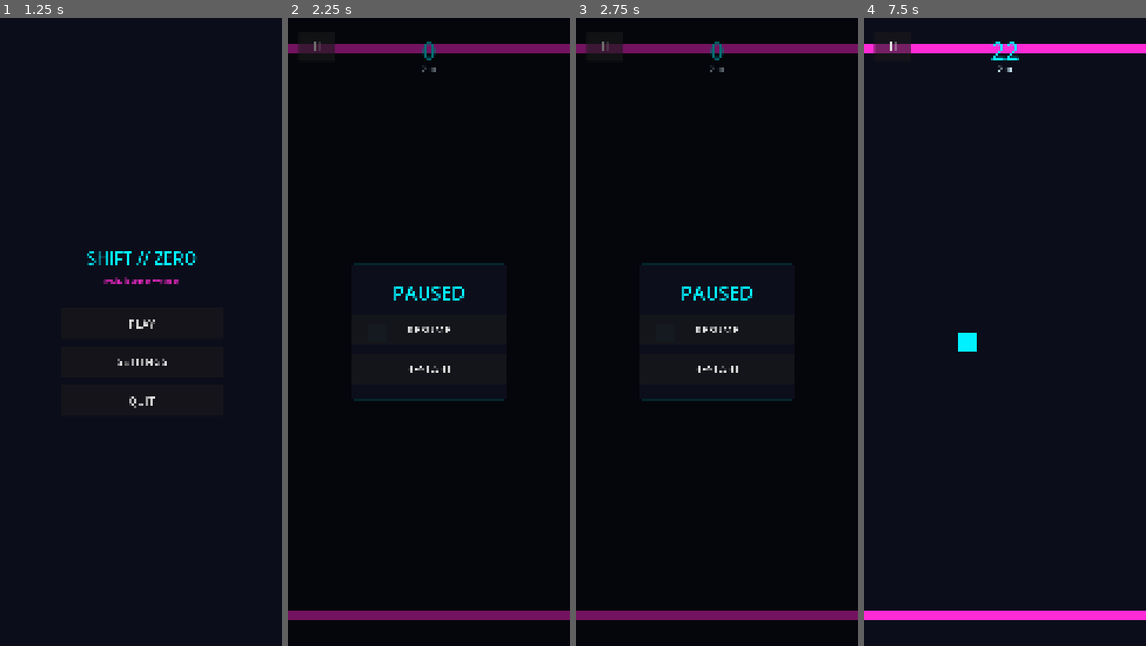
Above: before the commit, frames 1-4 (left to right).
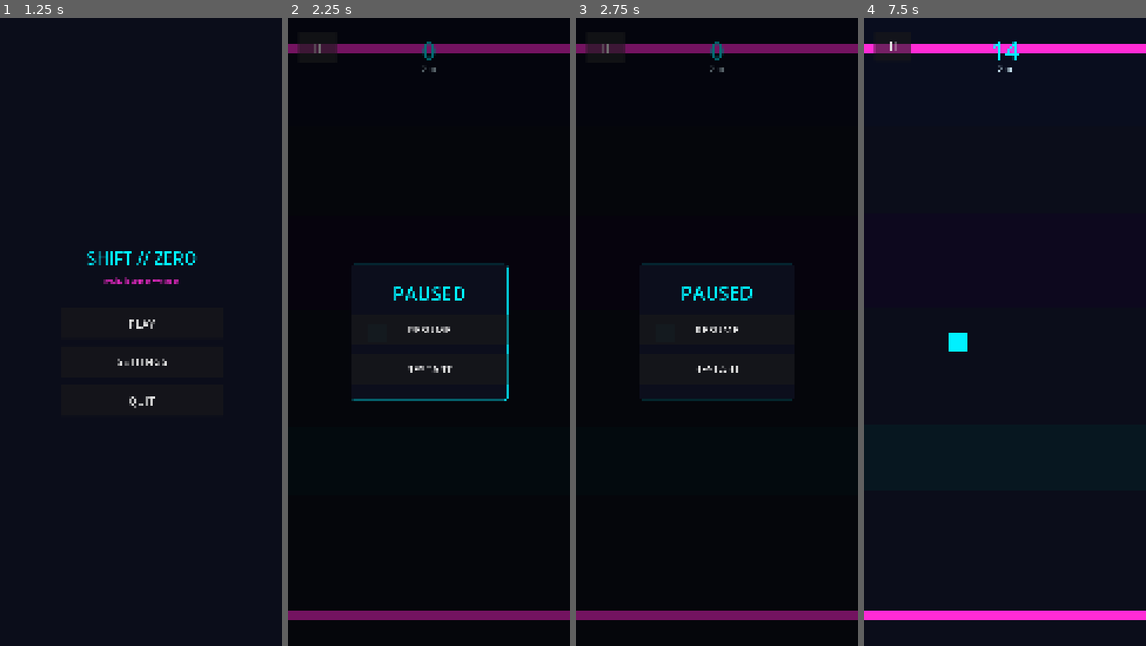
Above: after the commit, the same moments.

Repository: manav193/SHIFT-ZERO
Game: Godot game, scene res://src/presentation/scenes/boot.tscn
Two runs of this game, one before a commit and one after it. Both use one fixed random seed, a clock stepped at 60 frames per second and the inputs below.
Inputs (mouse positions are in pixels of both pictures, inside the frame that each line leads up to):
- Up to frame 1 (1.25 s): tap Enter at 0.5 s; move the mouse to (203, 300) at 0.52 s; hold Space (game_tap) from 0.53 s (still down); click (203, 300) at 0.67 s
- Up to frame 2 (2.25 s): release Space (game_tap) at 1.25 s; click "PLAY" at 1.25 s; click "II" at 2 s
- Up to frame 3 (2.75 s): no input
- Up to frame 4 (7.5 s): click "RESTART" at 2.75 s; click "II" at 3.5 s; click "RESTART" at 4.25 s; click "II" at 5 s; click "RESTART" at 5.75 s; drag from (948, 363) to (990, 457) at 6.52 s; tap Space (game_tap) at 7.25 s; move the mouse to (1033, 193) at 7.27 s; tap Alt at 7.35 s; click (1033, 193) at 7.42 s

Frame 1 is identical in both runs. In frame 2, 0.7% of the frame differs, in the area x 9-79%, y 3-61%; in frame 3, less than 0.1%; in frame 4, 0.4%.

Commit message:
Add gameplay feel and polish effects

Diff:
--- a/game/src/gameplay/game_world/game_world.tscn
+++ b/game/src/gameplay/game_world/game_world.tscn
@@ -8,6 +8,7 @@
 [ext_resource type="Script" path="res://src/gameplay/difficulty/difficulty_director.gd" id="6_difficulty_script"]
 [ext_resource type="Script" path="res://src/gameplay/modifiers/modifier_manager.gd" id="7_modifier_manager_script"]
 [ext_resource type="PackedScene" path="res://src/presentation/hud/hud.tscn" id="8_hud_scene"]
+[ext_resource type="Script" path="res://src/gameplay/world/parallax_background.gd" id="9_parallax_script"]
 
 [node name="GameWorld" type="Node2D"]
 
@@ -22,6 +23,10 @@
 [node name="Player" parent="." instance=ExtResource("1_player_scene")]
 position = Vector2(540, 1200)
 difficulty = NodePath("../DifficultyDirector")
+
+[node name="ParallaxBackground" type="Node2D" parent="."]
+script = ExtResource("9_parallax_script")
+target = NodePath("../Player")
 
 [node name="WorldStreamer" type="Node2D" parent="."]
 script = ExtResource("2_streamer_script")
--- a/game/src/gameplay/obstacles/flying_bird.gd
+++ b/game/src/gameplay/obstacles/flying_bird.gd
@@ -7,16 +7,24 @@
 @export var bob_amplitude: float = 90.0
 @export var bob_speed: float = 2.2
 
-var _origin_y: float = 0.0
+var _bird_origin_y: float = 0.0
 var _phase: float = 0.0
+var _wing_phase: float = 0.0
 
 
 func _ready() -> void:
     super._ready()
-    _origin_y = position.y
+    _bird_origin_y = position.y
     _phase = randf() * TAU
+    _wing_phase = randf() * TAU
 
 
 func _process(delta: float) -> void:
+    super._process(delta)
     _phase += delta * bob_speed
-    position.y = _origin_y + sin(_phase) * bob_amplitude
+    position.y = _bird_origin_y + sin(_phase) * bob_amplitude
+    _wing_phase += delta * 12.0
+    var flap := sin(_wing_phase)
+    $WingTop.scale.y = 1.0 + flap * 0.22
+    $WingBottom.scale.y = 1.0 - flap * 0.22
+    rotation = flap * 0.035
--- a/game/src/gameplay/obstacles/obstacle.gd
+++ b/game/src/gameplay/obstacles/obstacle.gd
@@ -20,13 +20,37 @@
 ## analytics + design telemetry to attribute deaths to obstacle types.
 @export var obstacle_id: String = "unknown"
 
+const _PALETTE := [
+    Color(1.0, 0.271, 0.325, 1.0),
+    Color(1.0, 0.933, 0.0, 1.0),
+    Color(0.0, 0.941, 1.0, 1.0),
+    Color(1.0, 0.169, 0.839, 1.0),
+]
+
 var _triggered: bool = false
+var _origin_y: float = 0.0
+var _idle_phase: float = 0.0
+var _idle_amp: float = 0.0
+var _idle_speed: float = 0.0
+var _spawn_scale: Vector2 = Vector2.ONE
 
 
 func _ready() -> void:
     collision_layer = 0
     collision_mask = 1  # detect bodies on the default physics layer (player)
     body_entered.connect(_on_body_entered)
+    _origin_y = position.y
+    _idle_phase = randf() * TAU
+    _idle_amp = randf_range(6.0, 18.0)
+    _idle_speed = randf_range(0.8, 1.6)
+    _spawn_scale = scale
+    _apply_random_color()
+    _play_spawn_in()
+
+
+func _process(delta: float) -> void:
+    _idle_phase += delta * _idle_speed
+    position.y = _origin_y + sin(_idle_phase) * _idle_amp
 
 
 func _on_body_entered(body: Node) -> void:
@@ -42,3 +66,20 @@
         "t_ms": Time.get_ticks_msec(),
     })
     print("Obstacle", "hit id=%s" % obstacle_id)
+
+
+func _apply_random_color() -> void:
+    var color: Color = _PALETTE[randi() % _PALETTE.size()]
+    for child in get_children():
+        if child is CanvasItem and not (child is CollisionShape2D):
+            (child as CanvasItem).modulate = color
+
+
+func _play_spawn_in() -> void:
+    scale = _spawn_scale * 0.35
+    modulate.a = 0.0
+    var tween := create_tween()
+    tween.set_trans(Tween.TRANS_BACK)
+    tween.set_ease(Tween.EASE_OUT)
+    tween.tween_property(self, "scale", _spawn_scale, 0.24)
+    tween.parallel().tween_property(self, "modulate:a", 1.0, 0.18)
--- a/game/src/gameplay/player/player.gd
+++ b/game/src/gameplay/player/player.gd
@@ -20,9 +20,12 @@
 
 @export var difficulty: NodePath
 
+@onready var _visual: ColorRect = $Visual
+
 ## +1 -> gravity pulls DOWN. -1 -> gravity pulls UP.
 var _gravity_dir: int = 1
 var _difficulty: Node
+var _visual_tween: Tween
 
 ## Timestamp (ms) of the last accepted flip -- used to enforce cooldown.
 var _last_flip_ms: int = -100000
@@ -95,6 +98,7 @@
         "position": position,
         "t_ms": Time.get_ticks_msec(),
     })
+    _play_flip_juice()
     print("Player", "gravity flipped -> %d" % _gravity_dir)
 
 
@@ -114,6 +118,7 @@
             "surface": "ceiling" if is_on_ceiling() else "floor",
             "t_ms": Time.get_ticks_msec(),
         })
+        _play_land_juice()
     _was_on_surface = on_surface
 
 
@@ -184,3 +189,28 @@
     if _difficulty == null or not _difficulty.has_method("speed_multiplier"):
         return 1.0
     return float(_difficulty.speed_multiplier())
+
+
+func _play_flip_juice() -> void:
+    _reset_visual_tween()
+    _visual.modulate = Color(1.0, 1.0, 1.0, 1.0)
+    _visual.scale = Vector2(1.22, 0.82)
+    _visual_tween = create_tween()
+    _visual_tween.set_trans(Tween.TRANS_BACK)
+    _visual_tween.set_ease(Tween.EASE_OUT)
+    _visual_tween.tween_property(_visual, "scale", Vector2.ONE, 0.16)
+    _visual_tween.parallel().tween_property(_visual, "modulate", Color(0.0, 0.941, 1.0, 1.0), 0.18)
+
+
+func _play_land_juice() -> void:
+    _reset_visual_tween()
+    _visual.scale = Vector2(1.18, 0.76) if _gravity_dir > 0 else Vector2(1.18, 0.76)
+    _visual_tween = create_tween()
+    _visual_tween.set_trans(Tween.TRANS_ELASTIC)
+    _visual_tween.set_ease(Tween.EASE_OUT)
+    _visual_tween.tween_property(_visual, "scale", Vector2.ONE, 0.22)
+
+
+func _reset_visual_tween() -> void:
+    if _visual_tween != null and _visual_tween.is_valid():
+        _visual_tween.kill()
--- /dev/null
+++ b/game/src/gameplay/world/parallax_background.gd
@@ -0,0 +1,38 @@
+## ParallaxBackground
+##
+## Lightweight moving color bands for gameplay depth. No textures or heavy nodes.
+extends Node2D
+
+@export var target: NodePath
+
+var _target: Node2D
+var _bands: Array[ColorRect] = []
+var _speeds := [0.06, 0.11, 0.18]
+
+
+func _ready() -> void:
+    var n := get_node_or_null(target)
+    if n is Node2D:
+        _target = n
+    _make_band(Color(0.035, 0.05, 0.12, 1.0), 420.0, 0.0)
+    _make_band(Color(0.055, 0.03, 0.12, 0.85), 360.0, 760.0)
+    _make_band(Color(0.02, 0.11, 0.14, 0.65), 260.0, 1560.0)
+
+
+func _process(delta: float) -> void:
+    if _target == null:
+        return
+    for i in _bands.size():
+        var band := _bands[i]
+        band.position.x = _target.position.x * _speeds[i]
+        band.position.y += sin(Time.get_ticks_msec() * 0.001 + float(i)) * delta * 8.0
+
+
+func _make_band(color: Color, height: float, y: float) -> void:
+    var rect := ColorRect.new()
+    rect.color = color
+    rect.position = Vector2(-3000.0, y)
+    rect.size = Vector2(9000.0, height)
+    rect.mouse_filter = Control.MOUSE_FILTER_IGNORE
+    add_child(rect)
+    _bands.append(rect)
--- a/game/src/presentation/hud/hud.gd
+++ b/game/src/presentation/hud/hud.gd
@@ -29,9 +29,12 @@
 @onready var _modifier_label: Label = $Top/ModifierBadge/Label
 @onready var _modifier_time: Label = $Top/ModifierBadge/Time
 @onready var _pause_modal: Control = $PauseModal
+@onready var _pause_panel: Control = $PauseModal/Panel
 @onready var _pause_resume_btn: Button = $PauseModal/Panel/V/ResumeBtn
 @onready var _pause_restart_btn: Button = $PauseModal/Panel/V/RestartBtn
 @onready var _go_modal: Control = $GameOverModal
+@onready var _go_dim: ColorRect = $GameOverModal/Dim
+@onready var _go_panel: Control = $GameOverModal/Panel
 @onready var _go_score: Label = $GameOverModal/Panel/V/Score
 @onready var _go_best: Label = $GameOverModal/Panel/V/Best
 @onready var _go_distance: Label = $GameOverModal/Panel/V/Distance
@@ -40,6 +43,9 @@
 var _director: Node
 var _mod_mgr: Node
 var _best_score: int = 0
+var _display_score: float = 0.0
+var _target_score: int = 0
+var _flash: ColorRect
 
 
 func _ready() -> void:
@@ -52,6 +58,10 @@
     _pause_resume_btn.pressed.connect(_on_resume_pressed)
     _pause_restart_btn.pressed.connect(_on_restart_pressed)
     _go_restart_btn.pressed.connect(_on_restart_pressed)
+    _wire_button(_pause_btn)
+    _wire_button(_pause_resume_btn)
+    _wire_button(_pause_restart_btn)
+    _wire_button(_go_restart_btn)
     EventBus.subscribe(Events.RUN_FINISHED, _on_run_finished)
     EventBus.subscribe(Events.MODIFIER_ACTIVATED, _on_modifier_activated)
     EventBus.subscribe(Events.MODIFIER_EXPIRED, _on_modifier_expired)
@@ -59,6 +69,7 @@
     _best_label.text = "BEST %d" % _best_score
     _score_label.text = "0"
     _distance_label.text = "0 m"
+    _make_flash()
 
 
 func _exit_tree() -> void:
@@ -67,10 +78,14 @@
     EventBus.unsubscribe(Events.MODIFIER_EXPIRED, _on_modifier_expired)
 
 
-func _process(_delta: float) -> void:
+func _process(delta: float) -> void:
     if _director == null or _go_modal.visible or _pause_modal.visible:
         return
-    _score_label.text = str(_director.current_score())
+    _target_score = _director.current_score()
+    _display_score = lerpf(_display_score, float(_target_score), 1.0 - exp(-10.0 * delta))
+    if abs(_display_score - float(_target_score)) < 0.05:
+        _display_score = float(_target_score)
+    _score_label.text = str(int(round(_display_score)))
     _distance_label.text = "%d m" % int(_director.current_distance() / 100.0)
     if _mod_mgr != null and _mod_mgr.has_method("active_id"):
         var id: String = _mod_mgr.active_id()
@@ -83,6 +98,7 @@
         return
     get_tree().paused = true
     _pause_modal.visible = true
+    _animate_modal(_pause_panel)
     EventBus.emit(Events.RUN_PAUSED, {})
 
 
@@ -99,6 +115,10 @@
 
 
 func _on_run_finished(_payload: Dictionary) -> void:
+    _flash_screen(Color(1.0, 1.0, 1.0, 0.55), 0.18)
+    Engine.time_scale = 0.25
+    await get_tree().create_timer(0.3, true, false, true).timeout
+    Engine.time_scale = 1.0
     var current: int = 0 if _director == null else _director.current_score()
     var distance: int = 0 if _director == null else int(_director.current_distance())
     var new_best: bool = current > _best_score
@@ -110,6 +130,9 @@
     _go_best.text = "BEST %d%s" % [_best_score, "  NEW!" if new_best else ""]
     _go_distance.text = "DISTANCE %d m" % int(distance / 100.0)
     _go_modal.visible = true
+    _animate_modal(_go_panel)
+    _go_dim.modulate.a = 0.0
+    create_tween().tween_property(_go_dim, "modulate:a", 1.0, 0.18)
     _modifier_badge.visible = false
 
 
@@ -147,3 +170,44 @@
         state["stats"] = stats
         return state)
     EventBus.emit(Events.BEST_SCORE_CHANGED, {"best_score": score})
+
+
+func _make_flash() -> void:
+    _flash = ColorRect.new()
+    _flash.anchor_right = 1.0
+    _flash.anchor_bottom = 1.0
+    _flash.mouse_filter = Control.MOUSE_FILTER_IGNORE
+    _flash.color = Color(1.0, 1.0, 1.0, 0.0)
+    add_child(_flash)
+
+
+func _flash_screen(color: Color, duration: float) -> void:
+    if _flash == null:
+        return
+    _flash.color = color
+    var tween := create_tween()
+    tween.tween_property(_flash, "color:a", 0.0, duration)
+
+
+func _animate_modal(panel: Control) -> void:
+    panel.scale = Vector2(0.86, 0.86)
+    panel.modulate.a = 0.0
+    var tween := create_tween()
+    tween.set_trans(Tween.TRANS_BACK)
+    tween.set_ease(Tween.EASE_OUT)
+    tween.tween_property(panel, "scale", Vector2.ONE, 0.22)
+    tween.parallel().tween_property(panel, "modulate:a", 1.0, 0.16)
+
+
+func _wire_button(button: Button) -> void:
+    button.mouse_entered.connect(func() -> void: _button_to(button, Vector2(1.04, 1.04), 0.08))
+    button.mouse_exited.connect(func() -> void: _button_to(button, Vector2.ONE, 0.10))
+    button.button_down.connect(func() -> void: _button_to(button, Vector2(0.94, 0.94), 0.05))
+    button.button_up.connect(func() -> void: _button_to(button, Vector2(1.04, 1.04), 0.08))
+
+
+func _button_to(button: Button, target_scale: Vector2, duration: float) -> void:
+    var tween := create_tween()
+    tween.set_trans(Tween.TRANS_QUAD)
+    tween.set_ease(Tween.EASE_OUT)
+    tween.tween_property(button, "scale", target_scale, duration)
--- a/game/src/presentation/scenes/main_menu.gd
+++ b/game/src/presentation/scenes/main_menu.gd
@@ -15,6 +15,9 @@
     _play_btn.pressed.connect(_on_play_pressed)
     _settings_btn.pressed.connect(_on_settings_pressed)
     _quit_btn.pressed.connect(_on_quit_pressed)
+    _wire_button(_play_btn)
+    _wire_button(_settings_btn)
+    _wire_button(_quit_btn)
 
 
 func _on_play_pressed() -> void:
@@ -31,3 +34,17 @@
 
 func _on_quit_pressed() -> void:
     get_tree().quit()
+
+
+func _wire_button(button: Button) -> void:
+    button.mouse_entered.connect(func() -> void: _button_to(button, Vector2(1.04, 1.04), 0.08))
+    button.mouse_exited.connect(func() -> void: _button_to(button, Vector2.ONE, 0.10))
+    button.button_down.connect(func() -> void: _button_to(button, Vector2(0.94, 0.94), 0.05))
+    button.button_up.connect(func() -> void: _button_to(button, Vector2(1.04, 1.04), 0.08))
+
+
+func _button_to(button: Button, target_scale: Vector2, duration: float) -> void:
+    var tween := create_tween()
+    tween.set_trans(Tween.TRANS_QUAD)
+    tween.set_ease(Tween.EASE_OUT)
+    tween.tween_property(button, "scale", target_scale, duration)
--- a/game/src/presentation/scenes/settings.gd
+++ b/game/src/presentation/scenes/settings.gd
@@ -20,6 +20,8 @@
     _master_slider.value_changed.connect(_on_master_changed)
     _haptics_toggle.toggled.connect(_on_haptics_toggled)
     _back_btn.pressed.connect(_on_back_pressed)
+    _wire_button(_haptics_toggle)
+    _wire_button(_back_btn)
     _load_current_values()
     _loading = false
 
@@ -64,3 +66,17 @@
 
 func _update_master_label(value: float) -> void:
     _master_value.text = "%d%%" % int(round(clampf(value, 0.0, 1.0) * 100.0))
+
+
+func _wire_button(button: Button) -> void:
+    button.mouse_entered.connect(func() -> void: _button_to(button, Vector2(1.04, 1.04), 0.08))
+    button.mouse_exited.connect(func() -> void: _button_to(button, Vector2.ONE, 0.10))
+    button.button_down.connect(func() -> void: _button_to(button, Vector2(0.94, 0.94), 0.05))
+    button.button_up.connect(func() -> void: _button_to(button, Vector2(1.04, 1.04), 0.08))
+
+
+func _button_to(button: Button, target_scale: Vector2, duration: float) -> void:
+    var tween := create_tween()
+    tween.set_trans(Tween.TRANS_QUAD)
+    tween.set_ease(Tween.EASE_OUT)
+    tween.tween_property(button, "scale", target_scale, duration)
--- a/game/src/systems/camera/camera_director.gd
+++ b/game/src/systems/camera/camera_director.gd
@@ -21,6 +21,7 @@
 
 var _smoothing_speed: float = 5.0
 var _look_ahead_x: float = 200.0
+var _base_look_ahead_x: float = 200.0
 var _shake_decay: float = 1.4
 var _shake_max_offset: float = 80.0
 var _impact_trauma: float = 0.65
@@ -62,7 +63,7 @@
         return
     var desired := _base_position
     if follow_x:
-        desired.x = _target.position.x + _look_ahead_x
+        desired.x = _target.position.x + _dynamic_look_ahead()
     if follow_y:
         desired.y = _target.position.y
     var t: float = 1.0 - exp(-_smoothing_speed * delta)
@@ -91,7 +92,7 @@
 
 
 func _on_flipped(_p: Dictionary) -> void:
-    shake(0.15)
+    shake(0.22)
 
 
 func _on_landed(_p: Dictionary) -> void:
@@ -100,7 +101,7 @@
 
 func _on_run_finished(_p: Dictionary) -> void:
     # Camera impact -- big trauma spike on death.
-    shake(_impact_trauma)
+    shake(maxf(_impact_trauma, 0.9))
 
 
 func _resolve_target() -> void:
@@ -119,6 +120,7 @@
     if rc != null:
         _smoothing_speed = rc.get_float("gameplay.camera_smoothing_speed", 5.0)
         _look_ahead_x = rc.get_float("gameplay.camera_look_ahead_x", 200.0)
+        _base_look_ahead_x = _look_ahead_x
         _shake_decay = rc.get_float("gameplay.camera_shake_decay_per_s", 1.4)
         _shake_max_offset = rc.get_float("gameplay.camera_shake_max_offset_px", 80.0)
         _impact_trauma = rc.get_float("gameplay.camera_impact_trauma", 0.65)
@@ -135,3 +137,12 @@
         return
     var target_zoom := clampf(viewport_height / _design_view_height, 0.45, 1.0)
     zoom = Vector2(target_zoom, target_zoom)
+
+
+func _dynamic_look_ahead() -> float:
+    var speed := 0.0
+    if _target is CharacterBody2D:
+        speed = abs((_target as CharacterBody2D).velocity.x)
+    var speed_bonus := clampf(speed * 0.28, 0.0, 220.0)
+    _look_ahead_x = lerpf(_look_ahead_x, _base_look_ahead_x + speed_bonus, 0.08)
+    return _look_ahead_x
--- a/game/src/systems/vfx/vfx_system.gd
+++ b/game/src/systems/vfx/vfx_system.gd
@@ -23,7 +23,7 @@
     var pos: Variant = payload.get("position", Vector2.ZERO)
     if not (pos is Vector2):
         return
-    _burst(pos, Color(0.0, 0.941, 1.0, 1.0), 26, 320.0, 0.4)
+    _burst(pos, Color(0.0, 0.941, 1.0, 1.0), 34, 380.0, 0.42)
 
 
 func _on_landed(payload: Dictionary) -> void:
@@ -41,7 +41,7 @@
         pos = _find_player_position()
     if not (pos is Vector2):
         return
-    _burst(pos, Color(1.0, 0.271, 0.325, 1.0), 60, 560.0, 0.85)
+    _burst(pos, Color(1.0, 0.271, 0.325, 1.0), 90, 720.0, 0.95)
 
 
 func _burst(pos: Vector2, color: Color, amount: int, speed: float, lifetime: float) -> void:
Not shown: 1 places in game/src/gameplay/game_world/game_world.tscn that only renumber resources
